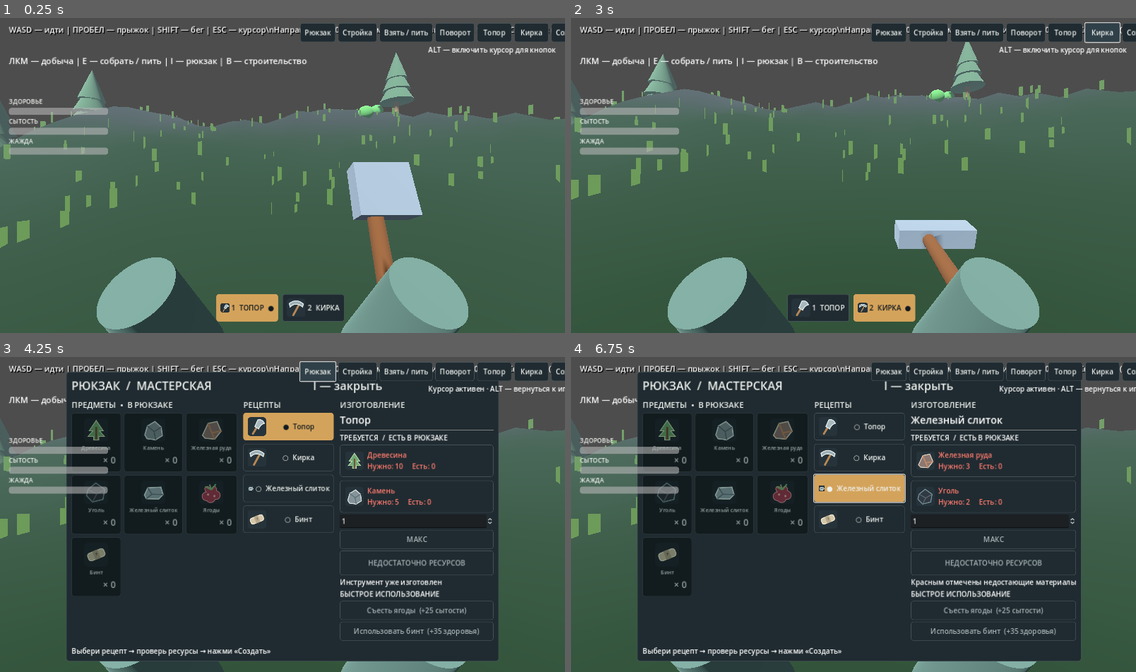
Above: before the commit, frames 1-4 (two rows, left to right).
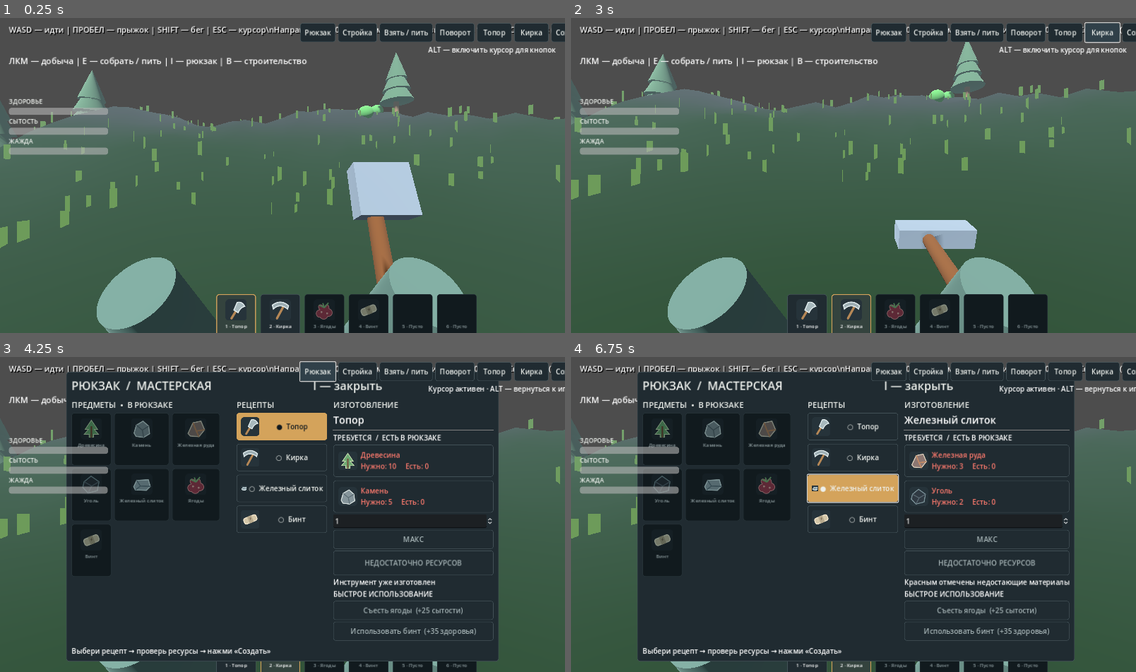
Above: after the commit, the same moments.

Repository: noval000/survival
Game: Godot game, scene res://scenes/Main.tscn
Two runs of this game, one before a commit and one after it. Both use one fixed random seed, a clock stepped at 60 frames per second and the inputs below.
Inputs (mouse positions are in pixels of both pictures, inside the frame that each line leads up to):
- Up to frame 1 (0.25 s): no input
- Up to frame 2 (3 s): click (881, 307) at 0.5 s, where only the run before the commit has a clickable "2 КИРКА"; click (819, 307) at 1.25 s, where only the run before the commit has a clickable "1 ТОПОР"; click "Топор" at 2 s; click "Кирка" at 2.75 s
- Up to frame 3 (4.25 s): click "Рюкзак" at 3.5 s
- Up to frame 4 (6.75 s): click "● Топор" at 4.25 s; click "○ Кирка" at 5 s; click "○ Топор" at 5.75 s; click "○ Железный слиток" at 6.5 s

The runs differ from the first frame. In frame 1, 4.4% of the frame differs, in the area x 38-85%, y 87-100%; in frame 2, 4.3%; in frame 3, 6.9%; in frame 4, 8.2%, in the area x 12-91%, y 7-100%.

Commit message:
Add six draggable hotbar slots, inventory slot interactions and persistent slot assignments

Diff:
--- a/godot/scripts/InventoryUI.gd
+++ b/godot/scripts/InventoryUI.gd
@@ -2,6 +2,7 @@
 
 const UI = preload("res://scripts/UIDesign.gd")
 const ICON_DIR := "res://assets/icons/"
+const SLOT = preload("res://scripts/InventorySlot.gd")
 
 signal craft_requested(recipe: String, quantity: int)
 signal consumable_requested(kind: String)
@@ -28,6 +29,8 @@
 var panel: PanelContainer
 var hotbar_text: Label
 var hotbar_buttons: Dictionary = {}
+var hotbar_assignments: Array[String] = ["axe", "pickaxe", "berries", "bandage", "", ""]
+var hotbar_slots: Array = []
 var item_labels: Dictionary = {}
 var item_slots: Dictionary = {}
 var recipe_buttons: Dictionary = {}
@@ -61,15 +64,15 @@
     hotbar.position = Vector2(-150, -88)
     hotbar.add_theme_constant_override("separation", 10)
     root.add_child(hotbar)
-    for kind in ["axe", "pickaxe"]:
-        var button := Button.new()
-        button.custom_minimum_size = Vector2(140, 62)
-        button.pressed.connect(_select_tool.bind(kind))
-        UI.decorate_button(button)
-        button.icon = load(ICON_DIR + kind + ".svg") as Texture2D
-        button.expand_icon = true
-        hotbar.add_child(button)
-        hotbar_buttons[kind] = button
+    for index in range(6):
+        var slot = SLOT.new()
+        slot.custom_minimum_size = Vector2(92, 94)
+        slot.slot_index = index
+        slot.draggable = true
+        slot.item_dropped.connect(assign_hotbar)
+        slot.slot_pressed.connect(activate_slot)
+        hotbar.add_child(slot)
+        hotbar_slots.append(slot)
     hotbar_text = Label.new()
     hotbar_text.visible = false
     root.add_child(hotbar_text)
@@ -103,28 +106,11 @@
     slots.add_theme_constant_override("v_separation", 7)
     bag.add_child(slots)
     for kind in ITEMS:
-        var tile := PanelContainer.new()
+        var tile = SLOT.new()
         tile.custom_minimum_size = Vector2(112, 112)
-        tile.add_theme_stylebox_override("panel", UI.panel_style())
+        tile.draggable = true
+        tile.slot_pressed.connect(activate_slot)
         slots.add_child(tile)
-        var stack := VBoxContainer.new()
-        tile.add_child(stack)
-        var symbol := TextureRect.new()
-        symbol.texture = load(ICON_DIR + kind + ".svg") as Texture2D
-        symbol.custom_minimum_size = Vector2(54, 54)
-        symbol.expand_mode = TextureRect.EXPAND_IGNORE_SIZE
-        symbol.stretch_mode = TextureRect.STRETCH_KEEP_ASPECT_CENTERED
-        stack.add_child(symbol)
-        var caption := Label.new()
-        caption.text = ITEMS[kind][0]
-        caption.horizontal_alignment = HORIZONTAL_ALIGNMENT_CENTER
-        caption.add_theme_font_size_override("font_size", 12)
-        stack.add_child(caption)
-        var amount := Label.new()
-        amount.horizontal_alignment = HORIZONTAL_ALIGNMENT_RIGHT
-        amount.add_theme_font_size_override("font_size", 20)
-        stack.add_child(amount)
-        item_labels[kind] = amount
         item_slots[kind] = tile
     var catalog := VBoxContainer.new()
     catalog.custom_minimum_size.x = 205
@@ -201,6 +187,62 @@
     panel.visible = false
     refresh()
 
+func item_name(kind: String) -> String:
+    if kind in ITEMS:
+        return str(ITEMS[kind][0])
+    if kind == "axe":
+        return "Топор"
+    if kind == "pickaxe":
+        return "Кирка"
+    return "Пусто"
+
+func item_count(kind: String) -> int:
+    if kind == "":
+        return 0
+    if kind in ["axe", "pickaxe"]:
+        return 1 if bool(tools.get(kind, false)) else 0
+    return int(inventory.get(kind, 0))
+
+func assign_hotbar(kind: String, index: int) -> void:
+    if index < 0 or index >= hotbar_assignments.size() or item_count(kind) <= 0:
+        return
+    var existing := hotbar_assignments.find(kind)
+    if existing == index:
+        return
+    if existing >= 0:
+        hotbar_assignments[existing] = hotbar_assignments[index]
+    hotbar_assignments[index] = kind
+    refresh()
+
+func activate_slot(kind: String) -> void:
+    if item_count(kind) <= 0:
+        return
+    if kind in ["axe", "pickaxe"]:
+        tool_selected.emit(kind)
+    elif kind in ["berries", "bandage"]:
+        consumable_requested.emit(kind)
+
+func activate_hotbar_index(index: int) -> void:
+    if index >= 0 and index < hotbar_assignments.size():
+        activate_slot(hotbar_assignments[index])
+
+func get_hotbar_assignments() -> Array:
+    return hotbar_assignments.duplicate()
+
+func restore_hotbar_assignments(saved: Array) -> void:
+    if saved.size() != 6:
+        return
+    var next: Array[String] = []
+    for kind in saved:
+        var item := str(kind)
+        if item != "" and item not in ITEMS and item not in ["axe", "pickaxe"]:
+            return
+        if item != "" and item in next:
+            return
+        next.append(item)
+    hotbar_assignments = next
+    refresh()
+
 func _select_tool(kind: String) -> void:
     tool_selected.emit(kind)
 
@@ -242,16 +284,15 @@
 func refresh() -> void:
     if hotbar_text == null:
         return
-    for kind in hotbar_buttons:
-        var button: Button = hotbar_buttons[kind]
-        button.text = ("1  ТОПОР" if kind == "axe" else "2  КИРКА") + ("  ●" if current_tool == kind else "")
-        UI.decorate_button(button, current_tool == kind)
-    for kind in item_labels:
-        var count: int = int(inventory.get(kind, 0))
-        var amount: Label = item_labels[kind]
-        amount.text = "× %d" % count
-        var tile: PanelContainer = item_slots[kind]
-        tile.modulate = Color.WHITE if count > 0 else Color(0.57, 0.63, 0.62)
+    for index in range(hotbar_slots.size()):
+        var kind: String = hotbar_assignments[index]
+        var amount: int = item_count(kind)
+        var title := str(index + 1) + " · " + item_name(kind)
+        hotbar_slots[index].update_item(kind, amount, title)
+        hotbar_slots[index].add_theme_stylebox_override("panel", UI.panel_style(kind == current_tool and kind != ""))
+    for kind in item_slots:
+        var tile = item_slots[kind]
+        tile.update_item(kind, item_count(kind), item_name(kind))
     for recipe in RECIPES:
         var info: Array = RECIPES[recipe]
         var button: Button = recipe_buttons[recipe]
